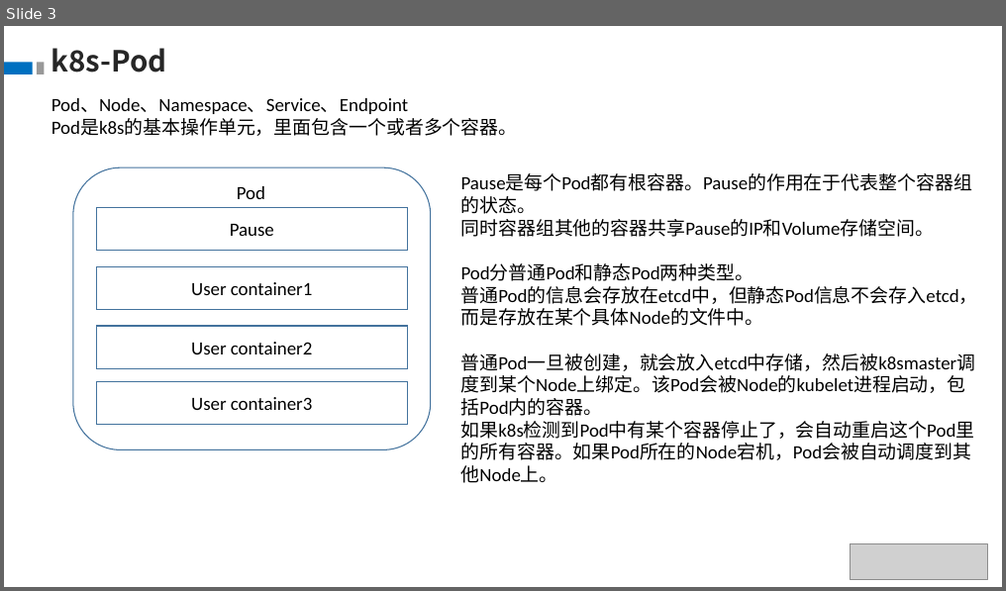
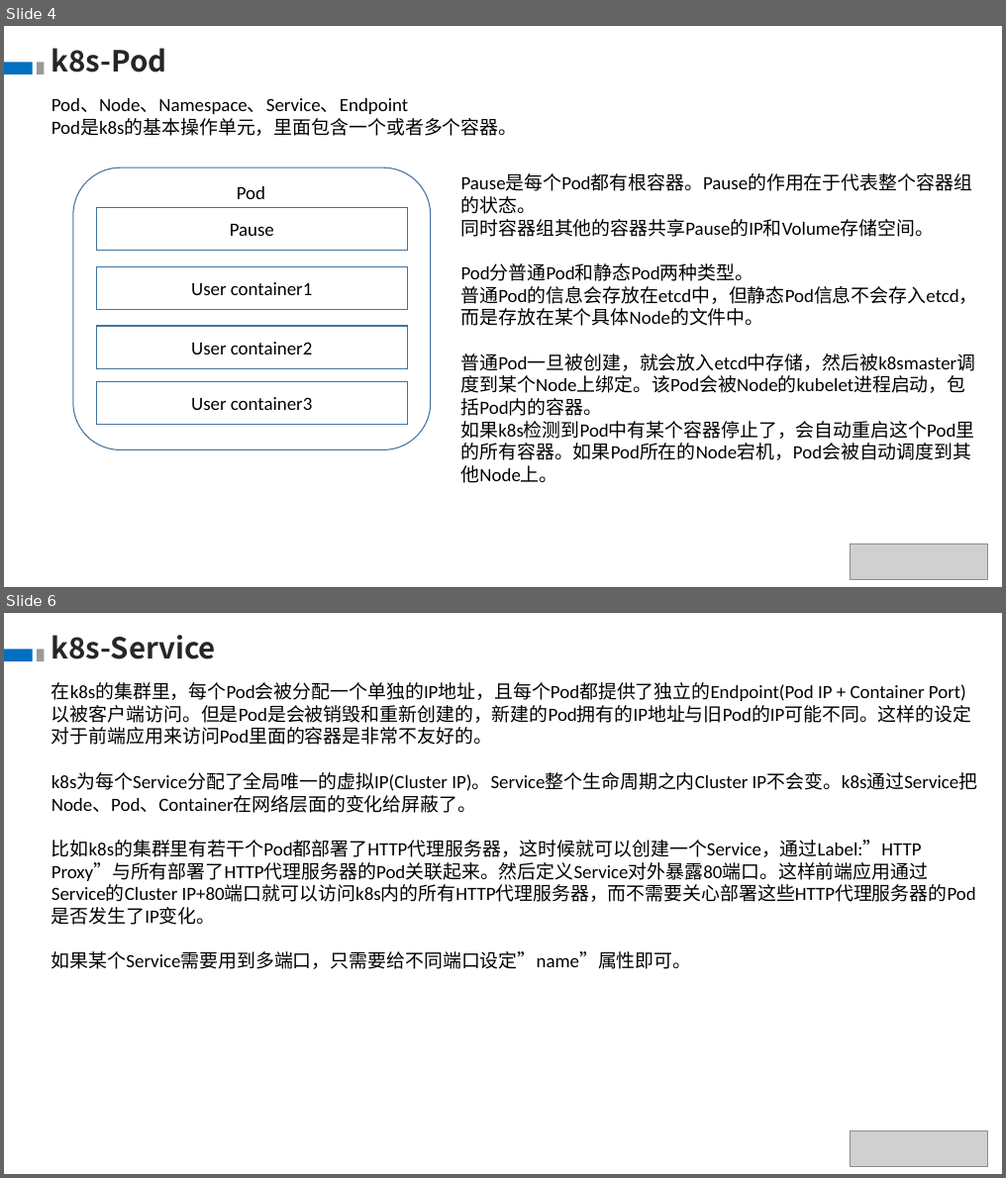
Before and after one commit to theDEADpool/data_structure, a slide deck: k8s.pptx. Shown one above the other, each under a label of ours: slide 3 before the commit, slides 4 and 6 after it; the slides between them are not shown. The pictures are 1006x591 and 1006x1178 pixels, drawn with LibreOffice and Linux fonts; fonts in the diff are those of the drawing; grey boxes stand for pictures. Boxes give left, top, right and bottom in pixels: in the first picture for what was removed or moved away, otherwise in the second. Text is boxed around its words. In the diff, an @@ line names an element or a change of style, - is before the commit and + after.

```diff
--- a/k8s.pptx
+++ b/k8s.pptx
@@ slide 6 added at <box>4,613,1002,1174</box>, background #FFFFFF @@
@@ text added at <box>52,635,216,660</box>, 28 pt, text #262626, bold @@
+k8s-Service
@@ rectangle added at <box>4,649,33,662</box>, fill #0070C0 @@
@@ rectangle added at <box>37,649,44,662</box>, fill #999999 @@
@@ text added at <box>52,682,978,969</box>, 18 pt, text #000000 @@
+在k8s的集群里，每个Pod会被分配一个单独的IP地址，且每个Pod都提供了独立的Endpoint(Pod IP + Container Port)以被客户端访问。但是Pod是会被销毁和重新创建的，新建的Pod拥有的IP地址与旧Pod的IP可能不同。这样的设定对于前端应用来访问Pod里面的容器是非常不友好的。
+k8s为每个Service分配了全局唯一的虚拟IP(Cluster IP)。Service整个生命周期之内Cluster IP不会变。k8s通过Service把Node、Pod、Container在网络层面的变化给屏蔽了。
+比如k8s的集群里有若干个Pod都部署了HTTP代理服务器，这时候就可以创建一个Service，通过Label:”HTTP Proxy”与所有部署了HTTP代理服务器的Pod关联起来。然后定义Service对外暴露80端口。这样前端应用通过Service的Cluster IP+80端口就可以访问k8s内的所有HTTP代理服务器，而不需要关心部署这些HTTP代理服务器的Pod是否发生了IP变化。
+如果某个Service需要用到多端口，只需要给不同端口设定”name”属性即可。
@@ picture added at <box>849,1132,988,1167</box> @@
@@ what was slide 3 is now slide 4 @@
```
Also in this commit, not shown: 1 slide changed, 3 other slides added.
